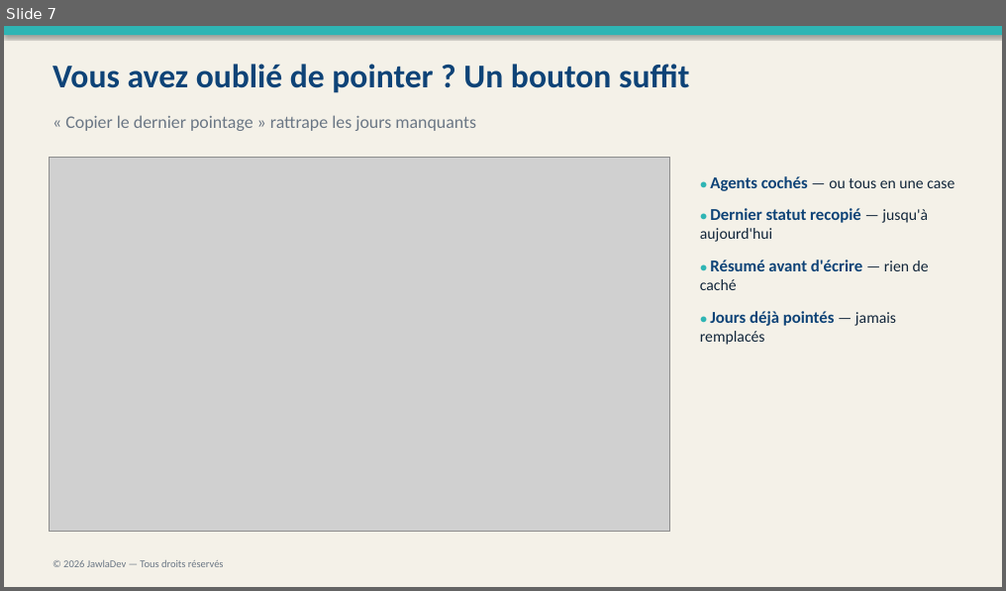
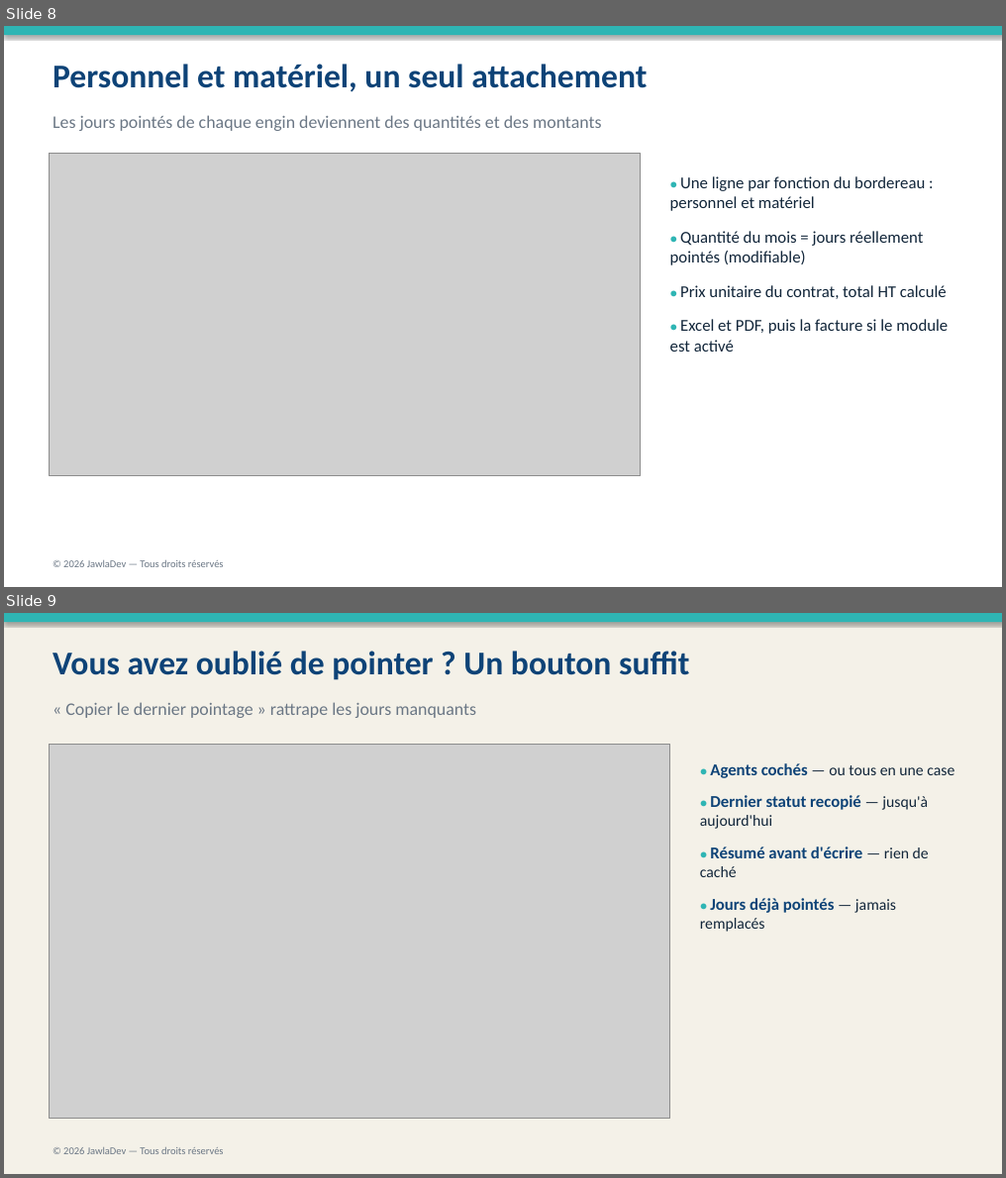
Before and after one commit to rayanem-dev/pointage-app, a slide deck: Kit-Sijil/Sijil-Presentation.pptx. Shown one above the other, each under a label of ours: slide 7 before the commit, slides 8 and 9 after it. The pictures are 1006x591 and 1006x1178 pixels, drawn with LibreOffice and Linux fonts; fonts in the diff are those of the drawing; grey boxes stand for pictures. Boxes give left, top, right and bottom in pixels: in the first picture for what was removed or moved away, otherwise in the second. Text is boxed around its words. In the diff, an @@ line names an element or a change of style, - is before the commit and + after.

```diff
--- a/Kit-Sijil/Sijil-Presentation.pptx
+++ b/Kit-Sijil/Sijil-Presentation.pptx
@@ slide 8 added at <box>4,26,1002,587</box>, background #FFFFFF @@
@@ rectangle added at <box>4,26,1002,35</box>, fill #2FB5B4 @@
@@ text added at <box>53,64,647,92</box>, 32 pt, text #0E4377, bold @@
+Personnel et matériel, un seul attachement
@@ text added at <box>53,115,601,131</box>, 17 pt, text #6B7785 @@
+Les jours pointés de chaque engin deviennent des quantités et des montants
@@ picture added at <box>49,154,641,476</box> @@
@@ text added at <box>670,176,947,352</box>, 16 pt, text #12263A @@
+● Une ligne par fonction du bordereau : personnel et matériel
+● Quantité du mois = jours réellement pointés (modifiable)
+● Prix unitaire du contrat, total HT calculé
+● Excel et PDF, puis la facture si le module est activé
@@ text added at <box>63,561,224,568</box>, 10 pt, text #6B7785 @@
+© 2026 JawlaDev — Tous droits réservés
@@ what was slide 7 is now slide 9 @@
```
Also in this commit, not shown: 2 slides changed, 1 other slide added, 17 other files.
